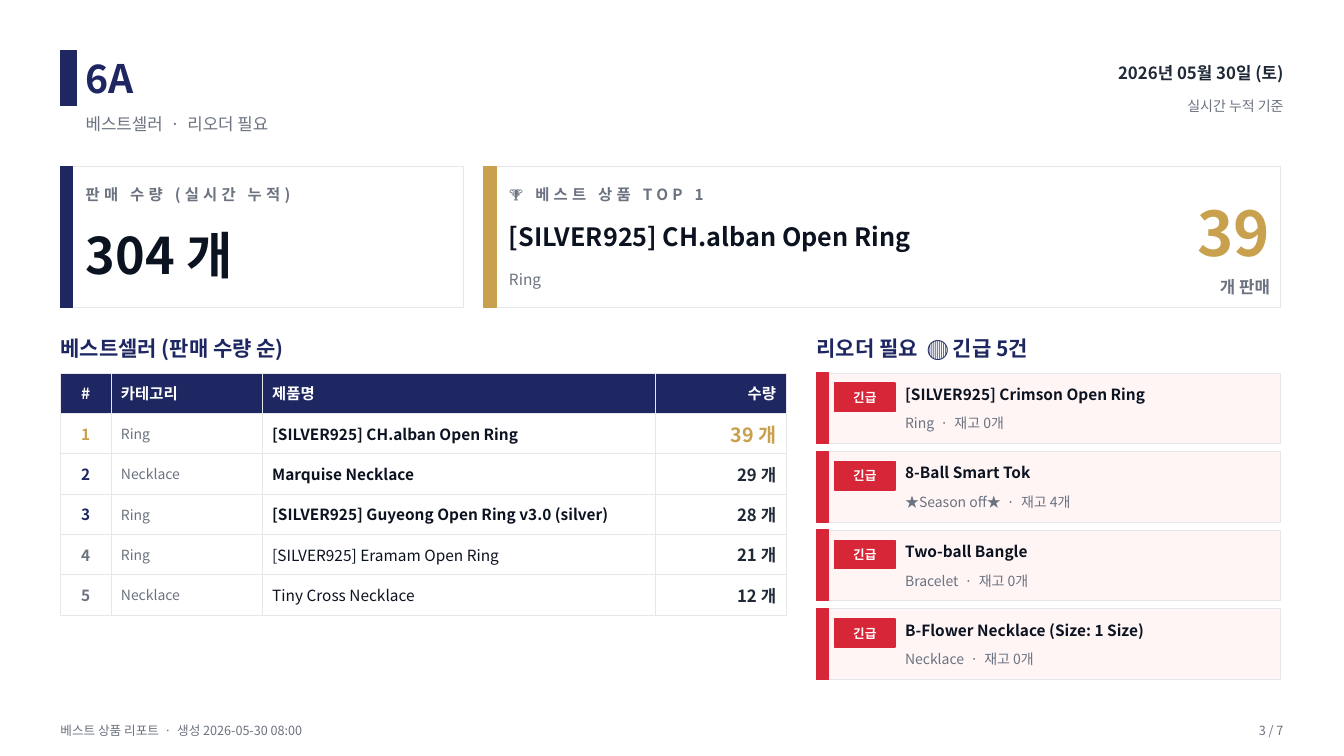
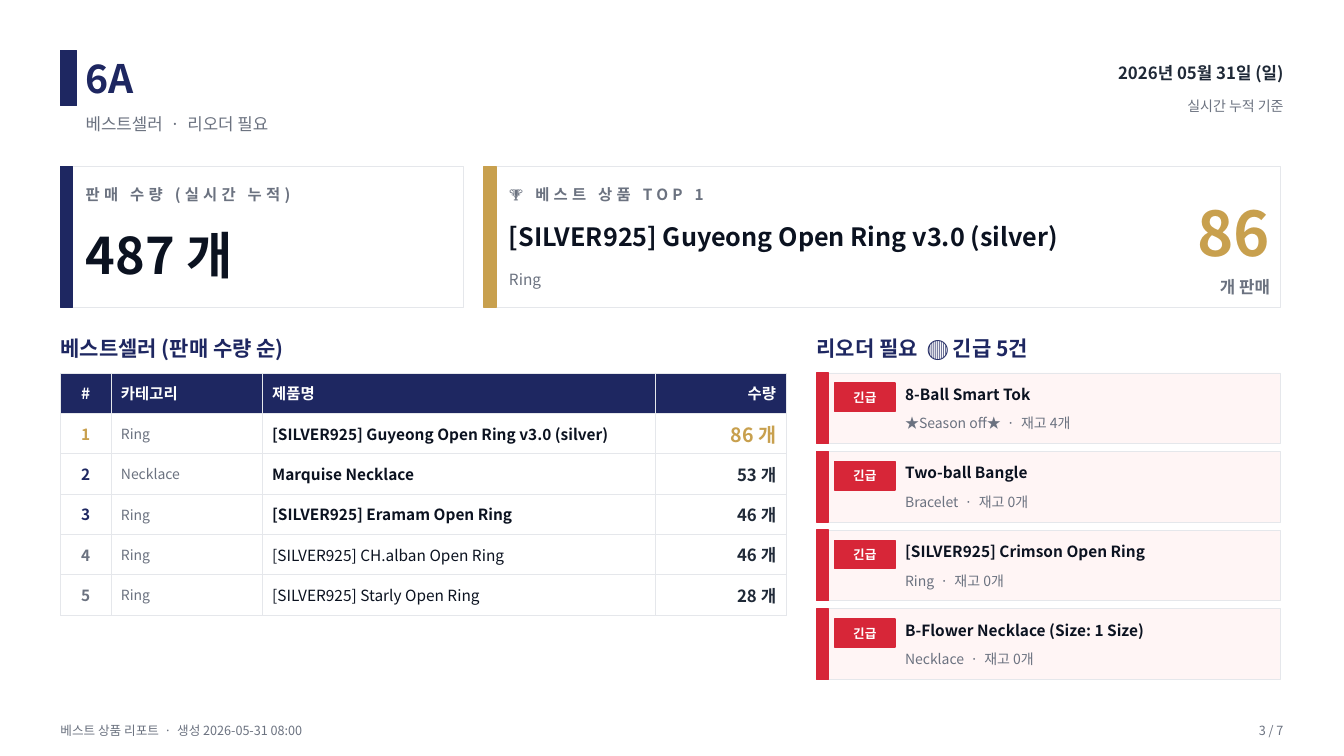
Before and after one commit to j65209/Brightbeed, a slide deck: slide 3 of data/sales-report.pptx. Drawn at 1344x756 pixels with LibreOffice and Linux fonts; fonts in the diff are those of the drawing. Boxes give left, top, right and bottom in pixels: in the first picture for what was removed or moved away, otherwise in the second. Text is boxed around its words. In the diff, an @@ line names an element or a change of style, - is before the commit and + after.

```diff
--- a/data/sales-report.pptx
+++ b/data/sales-report.pptx
@@ text at (1118,65,1283,83): text changed @@
-2026년 05월 30일 (토)
+2026년 05월 31일 (일)
@@ text at (1197,209,1270,257): text changed @@
-39
+86
@@ text at (86,231,232,279): text changed @@
-304 개
+487 개
@@ text at (509,225,1058,252): text changed @@
-[SILVER925] CH.alban Open Ring
+[SILVER925] Guyeong Open Ring v3.0 (silver)
@@ table at (60,373,786,609) @@
-row 2, column 3: [SILVER925] CH.alban Open Ring
+row 2, column 3: [SILVER925] Guyeong Open Ring v3.0 (silver)
-row 2, column 4: 39 개
+row 2, column 4: 86 개
-row 3, column 4: 29 개
+row 3, column 4: 53 개
-row 4, column 3: [SILVER925] Guyeong Open Ring v3.0 (silver)
+row 4, column 3: [SILVER925] Eramam Open Ring
-row 4, column 4: 28 개
+row 4, column 4: 46 개
-row 5, column 3: [SILVER925] Eramam Open Ring
+row 5, column 3: [SILVER925] CH.alban Open Ring
-row 5, column 4: 21 개
+row 5, column 4: 46 개
-row 6: 5 | Necklace | Tiny Cross Necklace | 12 개
+row 6: 5 | Ring | [SILVER925] Starly Open Ring | 28 개
@@ text "8-Ball Smart Tok": place and size @@
-text "8-Ball Smart Tok" at (905,465,1030,479)
+text "8-Ball Smart Tok" at (905,387,1030,401)
@@ text at (905,416,1071,429): text changed @@
-Ring · 재고 0개
+★Season off★ · 재고 4개
@@ text "Two-ball Bangle": place and size @@
-text "Two-ball Bangle" at (905,544,1028,561)
+text "Two-ball Bangle" at (905,465,1028,482)
@@ text at (905,495,1029,508): text changed @@
-★Season off★ · 재고 4개
+Bracelet · 재고 0개
@@ text "[SILVER925] Crimson Open Ring": place and size @@
-text "[SILVER925] Crimson Open Ring" at (905,387,1145,404)
+text "[SILVER925] Crimson Open Ring" at (905,544,1145,561)
@@ text at (905,574,1004,590): text changed @@
-Bracelet · 재고 0개
+Ring · 재고 0개
@@ text at (60,724,302,736): text changed @@
-베스트 상품 리포트 · 생성 2026-05-30 08:00
+베스트 상품 리포트 · 생성 2026-05-31 08:00
```
Also in this commit, not shown: 6 other slides changed.
